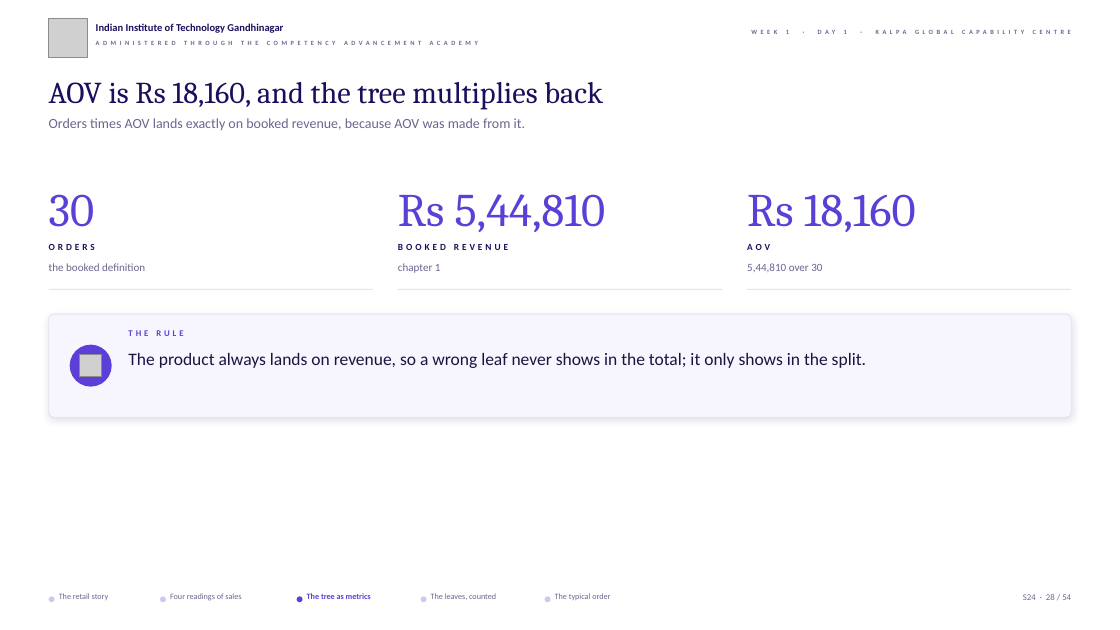
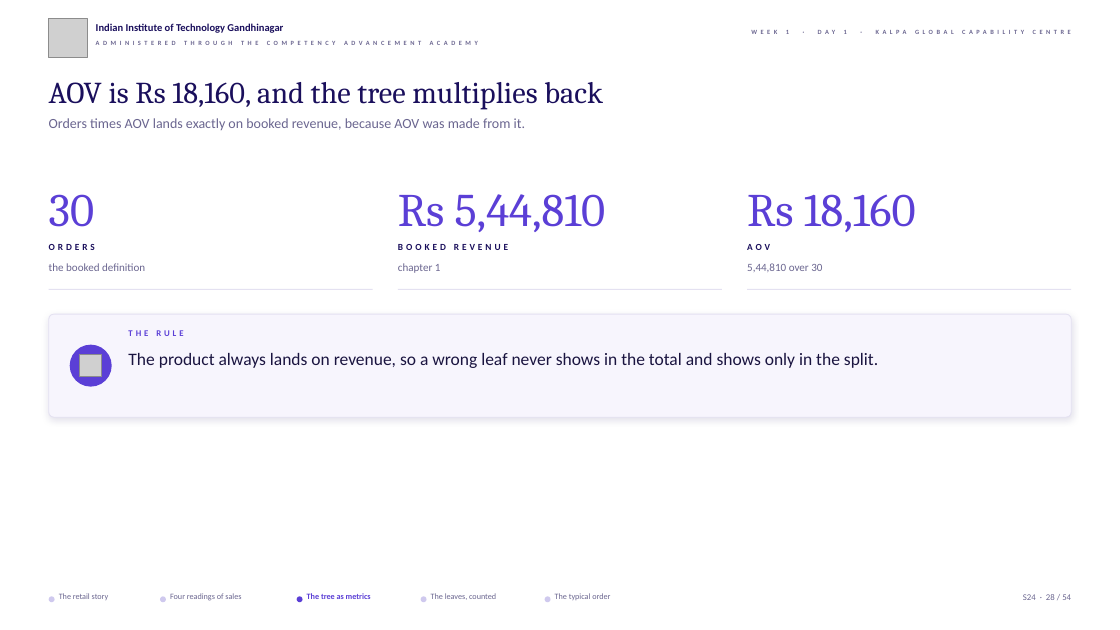
Before and after one commit to fde-academy-lab/c2-content-factory, a slide deck: slide 28 of content/W01/D1/slides/C2_W01_D01_half1_STUDENT.pptx. Drawn at 1120x630 pixels with LibreOffice and Linux fonts; fonts in the diff are those of the drawing; grey boxes stand for pictures; background and template pictures are left out. Boxes give left, top, right and bottom in pixels: in the first picture for what was removed or moved away, otherwise in the second. Text is boxed around its words. In the diff, an @@ line names an element or a change of style, - is before the commit and + after.

```diff
--- a/content/W01/D1/slides/C2_W01_D01_half1_STUDENT.pptx
+++ b/content/W01/D1/slides/C2_W01_D01_half1_STUDENT.pptx
@@ text at (128, 353, 878, 368): text changed @@
-The product always lands on revenue, so a wrong leaf never shows in the total; it only shows in the split.
+The product always lands on revenue, so a wrong leaf never shows in the total and shows only in the split.
```
Also in this commit, not shown: 9 other slides changed, 39 other files.
